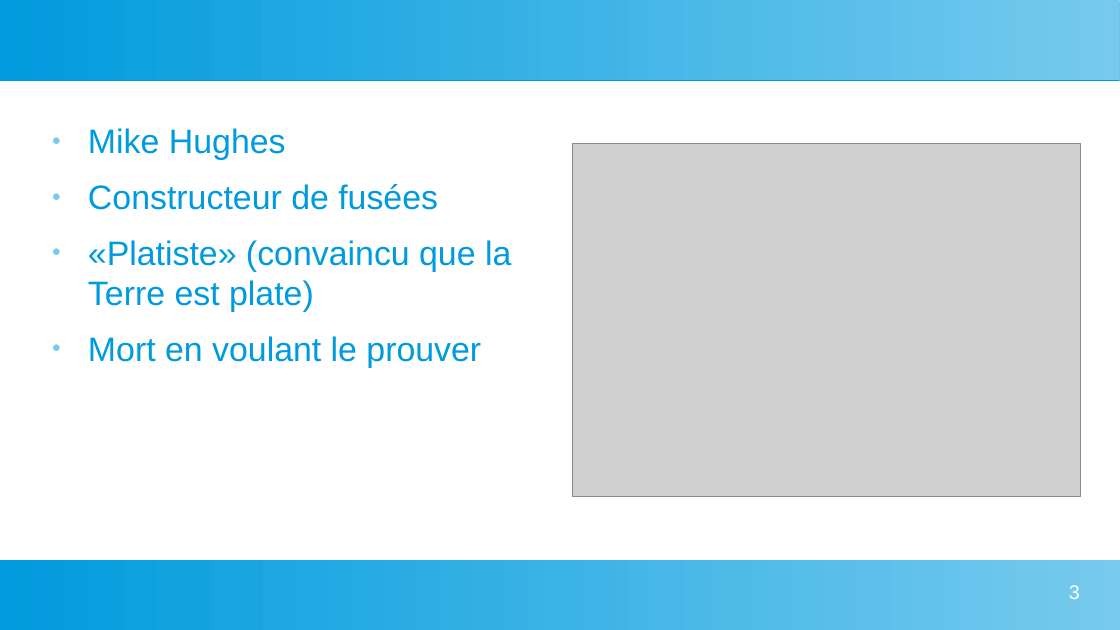
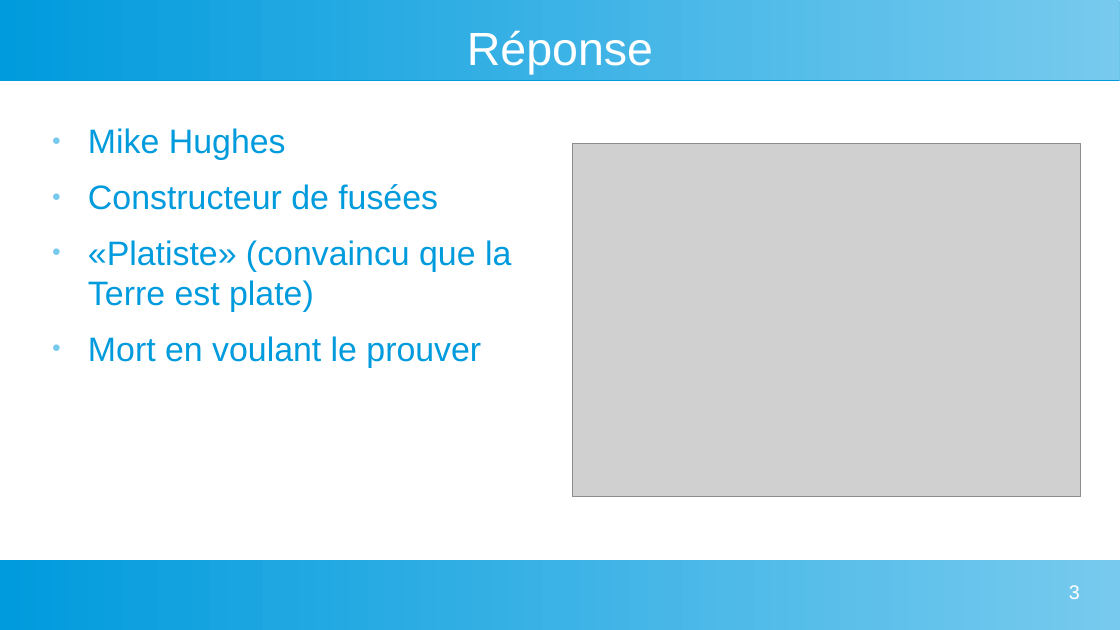
Before and after one commit to vkeller/modulo-gybe, a slide deck: slide 3 of 1C/web/FiabilitéInformation.odp. Drawn at 1120x630 pixels with LibreOffice and Linux fonts; fonts in the diff are those of the drawing; grey boxes stand for pictures. Boxes give left, top, right and bottom in pixels: in the first picture for what was removed or moved away, otherwise in the second. Text is boxed around its words. In the diff, an @@ line names an element or a change of style, - is before the commit and + after.

```diff
--- a/1C/web/FiabilitéInformation.odp
+++ b/1C/web/FiabilitéInformation.odp
@@ title added at [467,30,653,74], 33 pt, text #FFFFFF @@
+Réponse
```
Also in this commit, not shown: 2 other slides changed, 13 other files.
